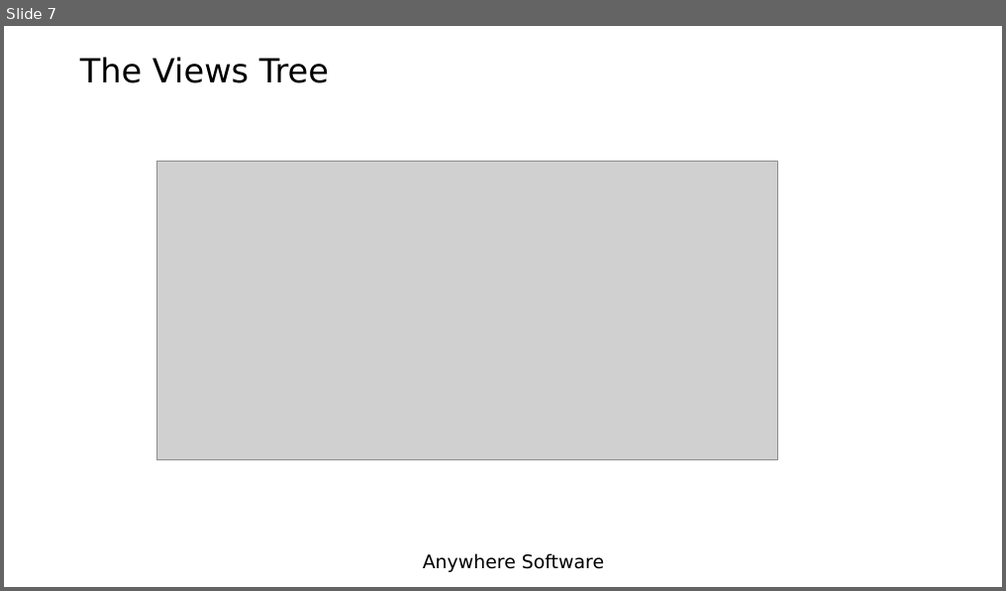
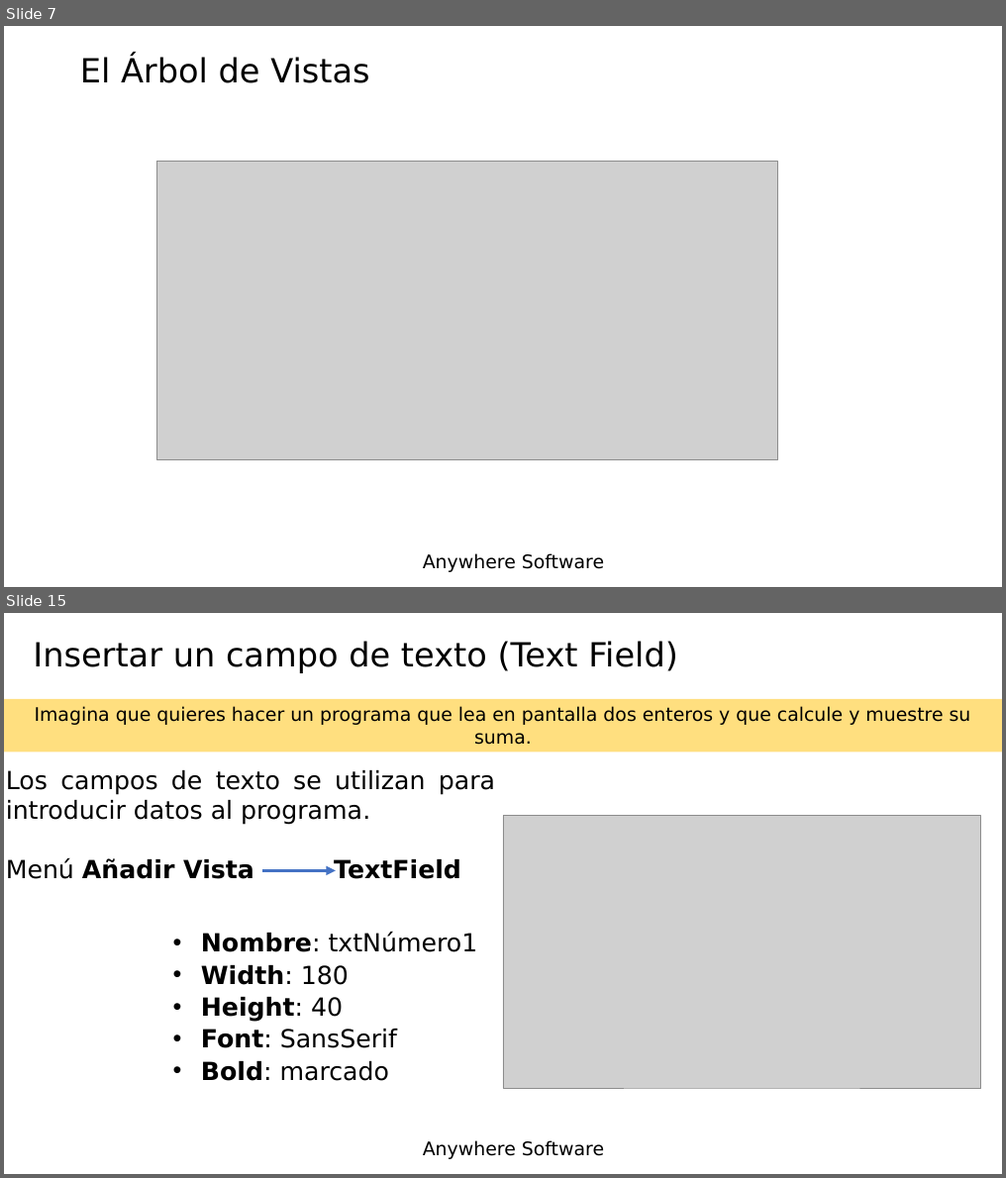
Before and after one commit to Lamashino/Teaching-B4J, a slide deck: Tema 5 - Diseñador/Tema 5 - Diseñador.pptx. Shown one above the other, each under a label of ours: slide 7 before the commit, slides 7 and 15 after it; the slides between them are not shown. The pictures are 1006x591 and 1006x1178 pixels, drawn with LibreOffice and Linux fonts; fonts in the diff are those of the drawing; grey boxes stand for pictures; background and template pictures are left out. Boxes give left, top, right and bottom in pixels: in the first picture for what was removed or moved away, otherwise in the second. Text is boxed around its words. In the diff, an @@ line names an element or a change of style, - is before the commit and + after.

```diff
--- a/Tema 5 - Diseñador/Tema 5 - Diseñador.pptx
+++ b/Tema 5 - Diseñador/Tema 5 - Diseñador.pptx
@@ slide 15 added at (4,613,1002,1174), background picture (left out); not listed: 1 template element that a slide beside it also shows @@
@@ title added at (33,641,678,673), 32 pt, text #000000 @@
+Insertar un campo de texto (Text Field)
@@ rectangle added at (4,699,1002,753), fill #FFC000 at 50% opacity, 18 pt, text #000000 @@
+Imagina que quieres hacer un programa que lea en pantalla dos enteros y que calcule y muestre su suma.
@@ text added at (6,770,495,879), 24 pt, text #000000 @@
+Los campos de texto se utilizan para introducir datos al programa.
+Menú Añadir Vista TextField
@@ picture added at (503,816,981,1088) @@
@@ arrow added from (262, 870) to (336, 870), #4472C4 3 pt @@
@@ text added at (201,932,478,1081), 24 pt, text #000000 @@
+• Nombre: txtNúmero1
+• Width: 180
+• Height: 40
+• Font: SansSerif
+• Bold: marcado
@@ slide 7 changed as well @@
@@ title at (80,56,369,83): text changed @@
-The Views Tree
+El Árbol de Vistas
```
Also in this commit, not shown: 9 other slides changed, 9 other slides added, 10 slides removed, 2 other files.
